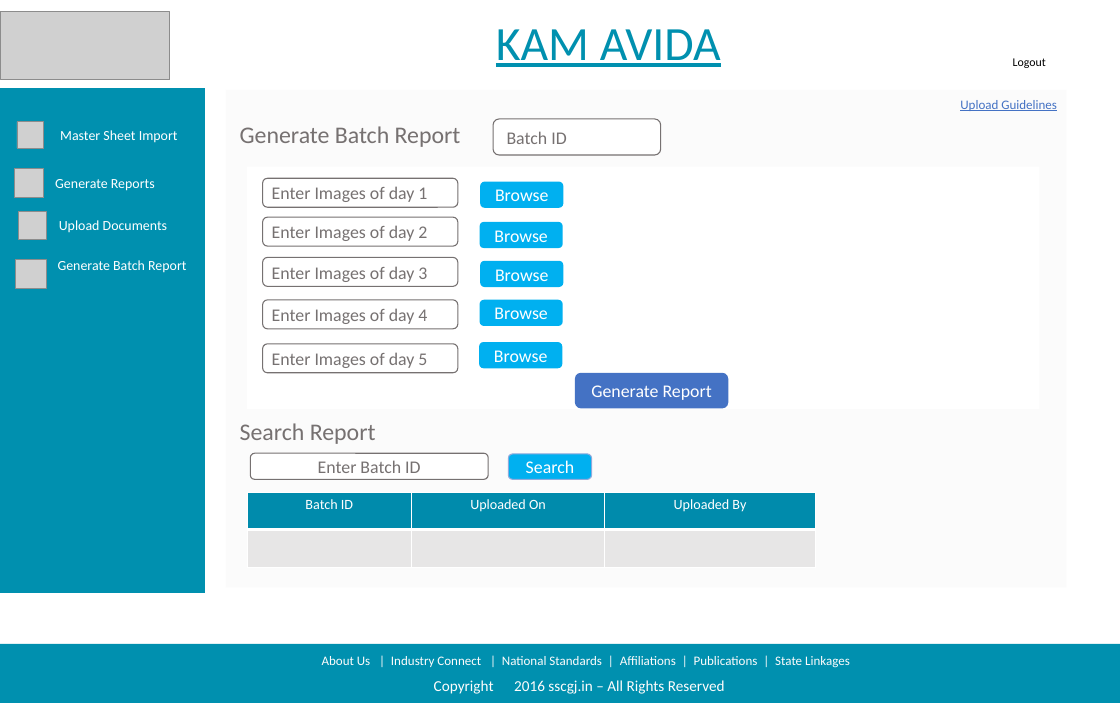
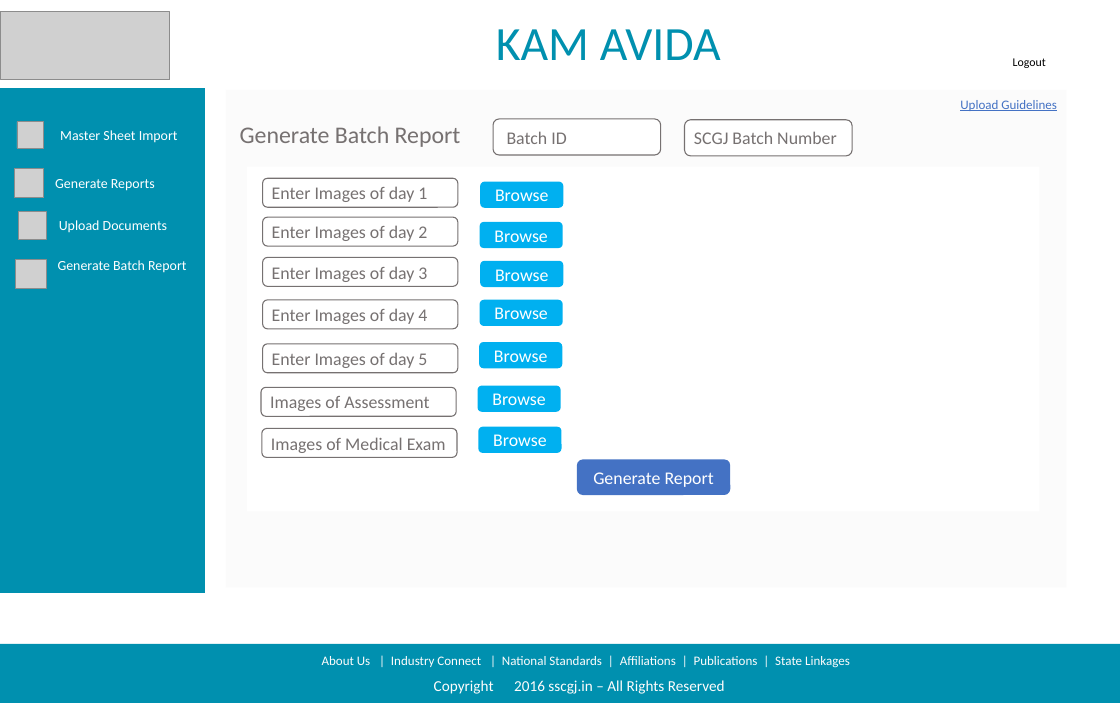
Before and after one commit to sarthakbhutani/NSKFDC-App, a slide deck: slide 10 of Requirements/Product Backlog/Screen Designs/Screen Design Deck/Updated Designs.pptx. Drawn at 1120x703 pixels with LibreOffice and Linux fonts; fonts in the diff are those of the drawing; grey boxes stand for pictures; background and template pictures are left out. Boxes give left, top, right and bottom in pixels: in the first picture for what was removed or moved away, otherwise in the second. Text is boxed around its words. In the diff, an @@ line names an element or a change of style, - is before the commit and + after.

```diff
--- a/Requirements/Product Backlog/Screen Designs/Screen Design Deck/Updated Designs.pptx
+++ b/Requirements/Product Backlog/Screen Designs/Screen Design Deck/Updated Designs.pptx
@@ text "KAM AVIDA" at [496,29,721,60]: underline off @@
@@ rounded rectangle added at [685,120,852,156], fill #FFFFFF, outline #767171 1 pt, 16.5 pt, text #767171 @@
+SCGJ Batch Number
@@ rectangle: place and size @@
-rectangle at [247,166,1039,410]
+rectangle at [247,166,1039,511]
@@ rounded rectangle added at [261,388,456,417], fill #FFFFFF, outline #767171 1 pt, 16.5 pt, text #767171 @@
+Images of Assessment
@@ rounded rectangle added at [478,386,560,413], fill #00B0F0, 16.5 pt, text #FFFFFF @@
+Browse
@@ text removed at [240,423,376,444] @@
-Search Report
@@ rounded rectangle added at [262,429,457,458], fill #FFFFFF, outline #767171 1 pt, 16.5 pt, text #767171 @@
+Images of Medical Exam
@@ rounded rectangle added at [478,427,561,453], fill #00B0F0, 16.5 pt, text #FFFFFF @@
+Browse
@@ rounded rectangle removed at [250,453,488,479] @@
-Enter Batch ID
@@ rounded rectangle removed at [508,454,591,480] @@
-Search
@@ rounded rectangle "Generate Report": place and size @@
-rounded rectangle "Generate Report" at [575,373,728,409]
+rounded rectangle "Generate Report" at [577,460,730,496]
@@ table removed at [247,492,815,567], 2 rows, 3 columns @@
-Batch ID | Uploaded On | Uploaded By
- |  | 
```
Also in this commit, not shown: 11 other slides changed, 1 other file.
